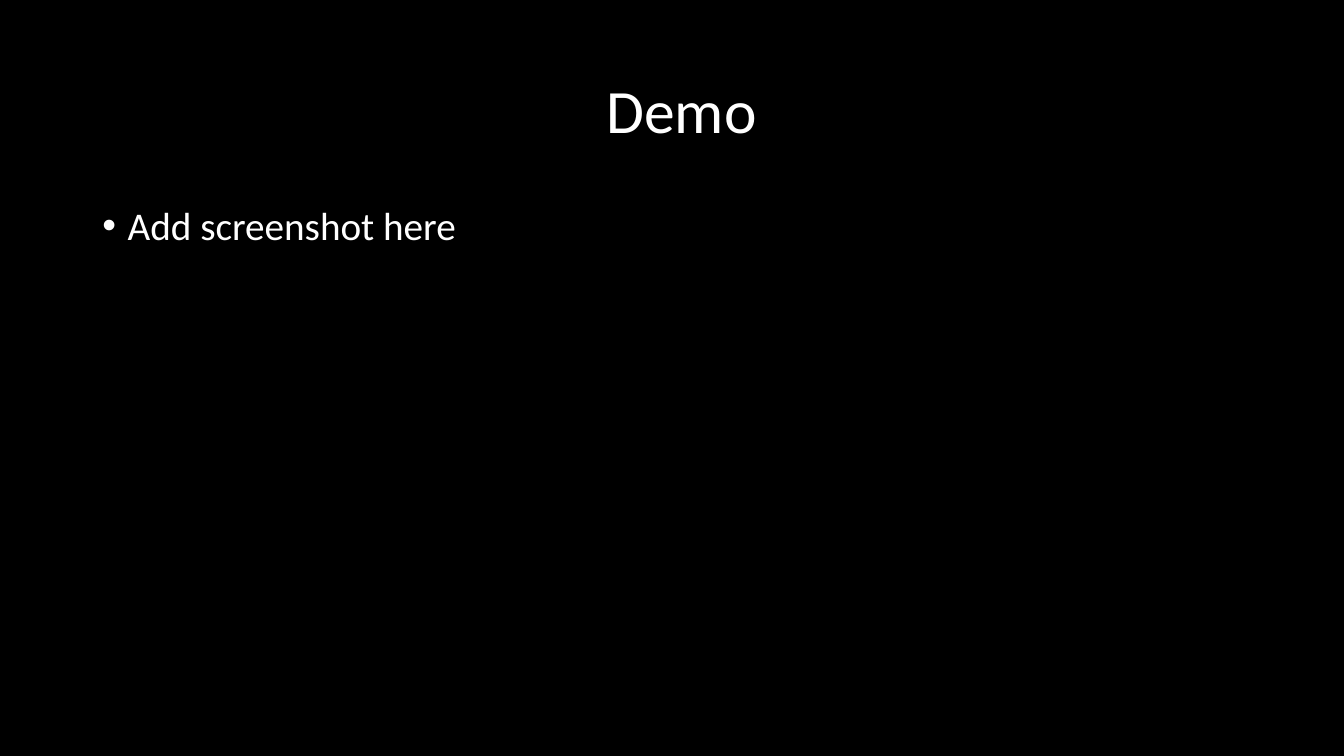
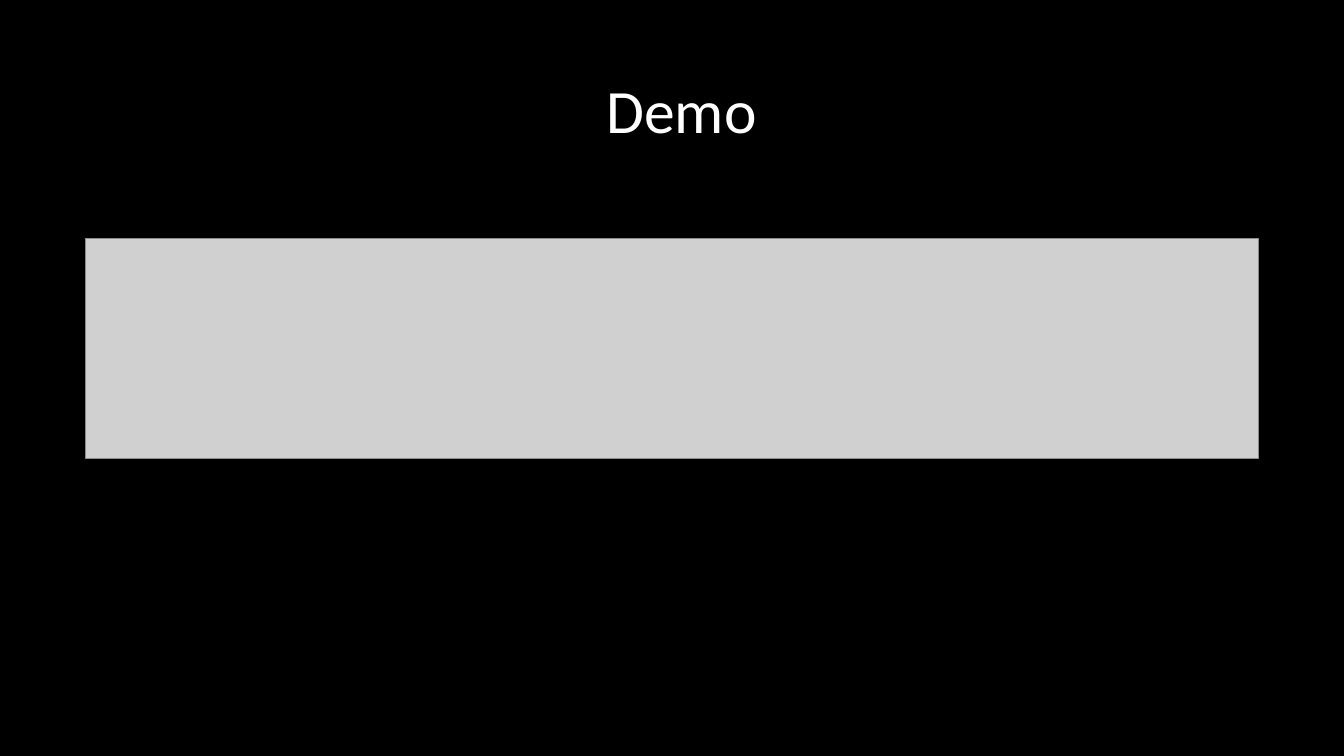
Before and after one commit to dhiviyadhanasekar/Events_Recommender, a slide deck: slide 4 of Big Data Project.pptx. Drawn at 1344x756 pixels with LibreOffice and Linux fonts; fonts in the diff are those of the drawing; grey boxes stand for pictures. Boxes give left, top, right and bottom in pixels: in the first picture for what was removed or moved away, otherwise in the second. Text is boxed around its words. In the diff, an @@ line names an element or a change of style, - is before the commit and + after.

```diff
--- a/Big Data Project.pptx
+++ b/Big Data Project.pptx
@@ picture added at [86,239,1259,459] @@
@@ text removed at [128,212,456,241] @@
-• Add screenshot here
```
Also in this commit, not shown: 1 other slide changed.
